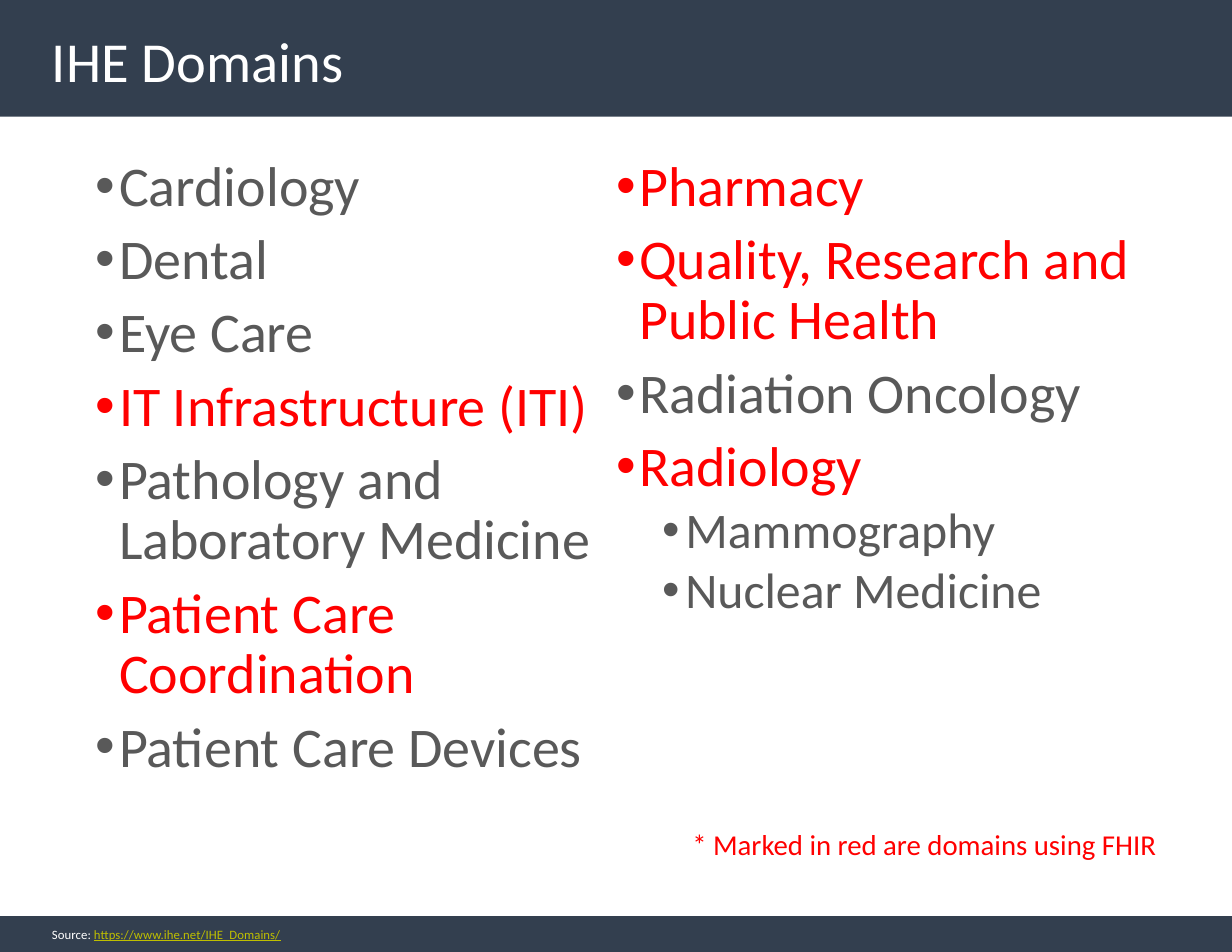
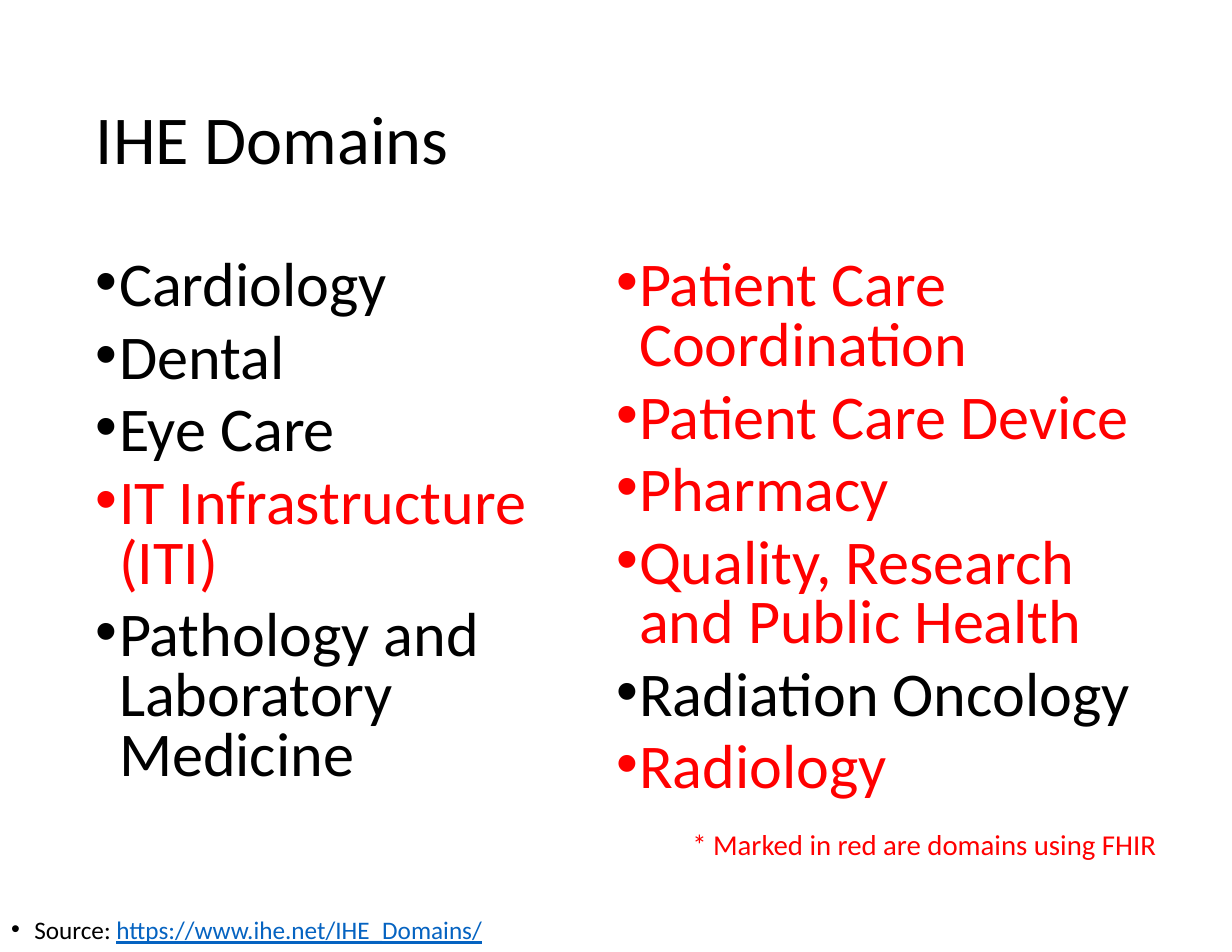
Before and after one commit to IHE/IT-Infrastructure, a slide deck: slide 3 of Presentations/IHE-FHIR-Brief.pptx. Drawn at 1232x952 pixels with LibreOffice and Linux fonts; fonts in the diff are those of the drawing. Boxes give left, top, right and bottom in pixels: in the first picture for what was removed or moved away, otherwise in the second. Text is boxed around its words. In the diff, an @@ line names an element or a change of style, - is before the commit and + after.

```diff
--- a/Presentations/IHE-FHIR-Brief.pptx
+++ b/Presentations/IHE-FHIR-Brief.pptx
@@ rectangle removed at [0,0,1232,116] @@
@@ title "IHE Domains": place and size @@
-title "IHE Domains" at [52,43,343,83]
+title "IHE Domains" at [96,117,449,165]
@@ title "IHE Domains" at [96,117,449,165]: size 36.3 to 44 pt, text colour #FFFFFF to #000000 @@
@@ text at [119,262,1130,799]: paragraphs removed @@
-  • Mammography
-  • Nuclear Medicine
@@ text "Cardiology": place and size @@
-text "Cardiology" at [119,167,1041,768]
+text "Cardiology" at [119,262,1130,799]
@@ text at [119,262,1130,799]: size 36 to 40 pt; text colour #595959 to #000000 in "Cardiology", "Dental", "Eye Care", "Pathology and Laboratory Medicine" and 1 more places; line spacing 0.9 to 0.8 @@
@@ text at [639,396,1128,440]: text changed; size 36 to 40 pt; text colour #595959 to #FF0000 @@
-• Patient Care Devices
+• Patient Care Device
@@ text "Source: https://www.ihe.net/IHE_Domains/": place and size @@
-text "Source: https://www.ihe.net/IHE_Domains/" at [52,930,280,941]
+text "Source: https://www.ihe.net/IHE_Domains/" at [34,921,481,944]
@@ text "Source: https://www.ihe.net/IHE_Domains/" at [34,921,481,944]: size 8.2 to 16.2 pt; text colour #FFFFFF to #000000 in "Source:"; text colour #BFBF00 to #0563C1 in "https://www.ihe.net/IHE_Domains/"; bullet none to •; line spacing 0.9 to 0.7; more space between paragraphs; vertical alignment middle to top @@
@@ rectangle removed at [0,916,1232,952] @@
```
Also in this commit, not shown: 13 other slides changed, 2 slides added, 1 slide removed.
